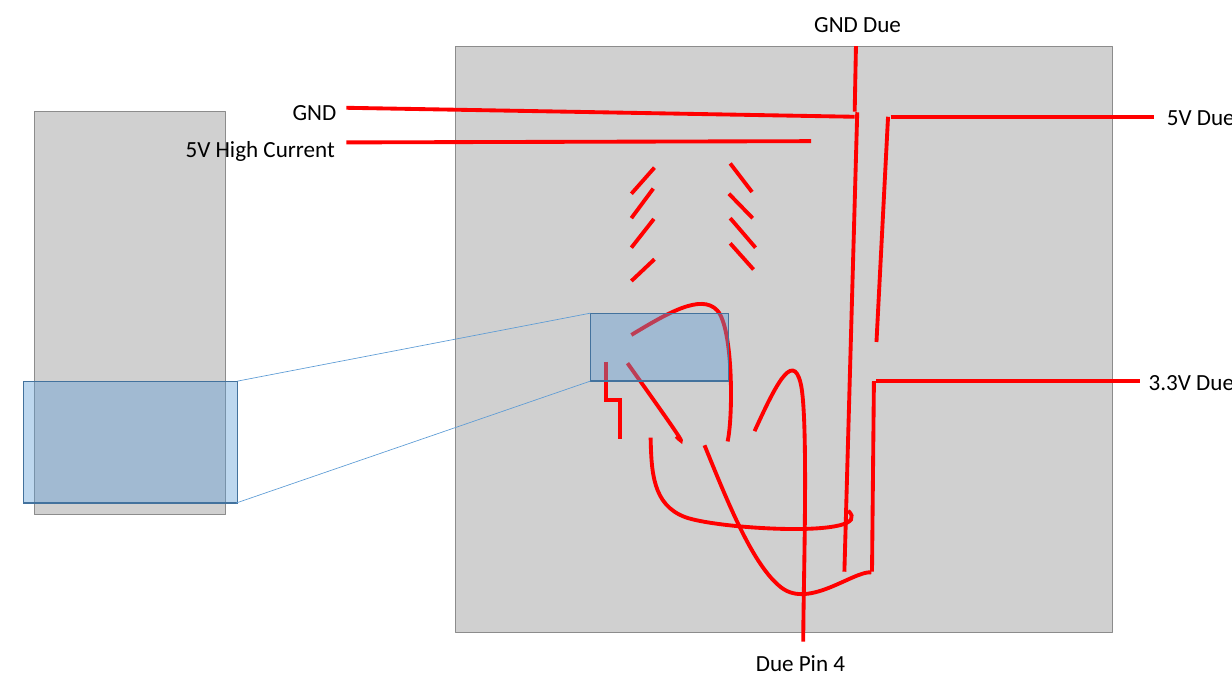
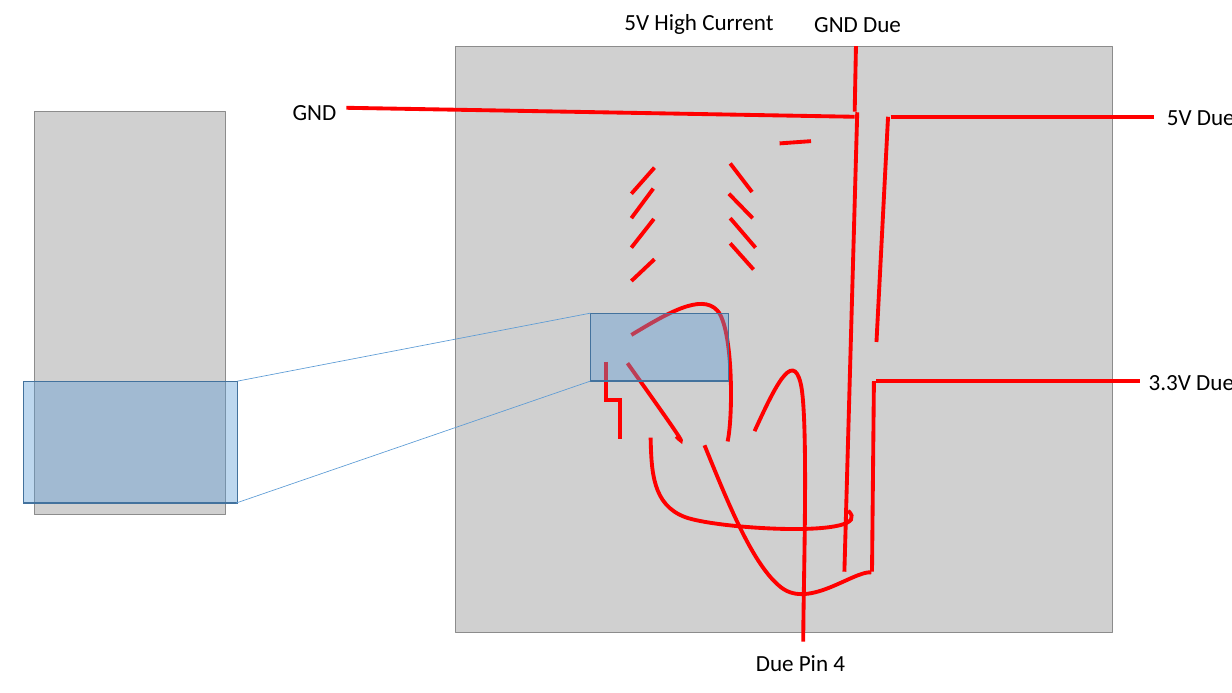
Before and after one commit to bdutta6/AntRobots, a slide deck: slide 3 of docs/electrical.pptx. Drawn at 1232x693 pixels with LibreOffice and Linux fonts; fonts in the diff are those of the drawing; grey boxes stand for pictures. Boxes give left, top, right and bottom in pixels: in the first picture for what was removed or moved away, otherwise in the second. Text is boxed around its words. In the diff, an @@ line names an element or a change of style, - is before the commit and + after.

```diff
--- a/docs/electrical.pptx
+++ b/docs/electrical.pptx
@@ text "5V High Current" rewrapped from (186,138,334,164) to (624,14,773,34) @@
@@ line moved from (347, 142) - (811, 141) to (780, 143) - (811, 141) @@
```
Also in this commit, not shown: 1 slide added, 43 other files.
